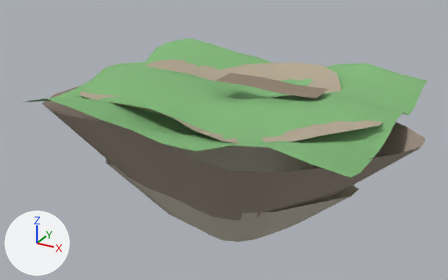
What one commit did to the glTF model assets/models/world/island_terrain.gltf.
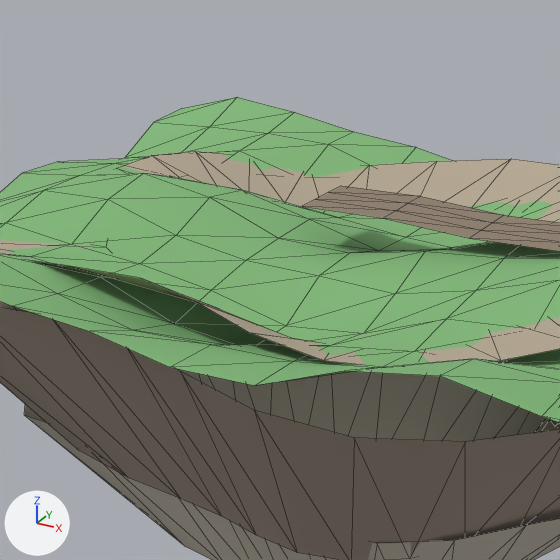
Each version appears first whole from a 50 mm lens placed at (4.57, -8.64, 3.5), pointed at (-0.23, 0.09, -0.87), and next in a close-up on the part from 21% to 71% of the width and 0% to 78% of the height. Arrows for +X, +Y and +Z are at lower left; the lights stay in place. The first two pictures are the older version. The close-ups show mesh edges as thin lines. Where no turn or scale is listed for an object, it has been applied to the vertices.

In view in the first close-up: 'cliff skirt', 'readable landing soil strip', 'terrace contour ledge', 'terrain relief surface', 'underside rock mass'.
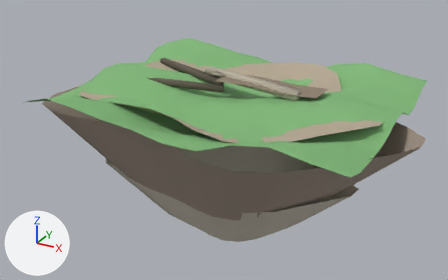
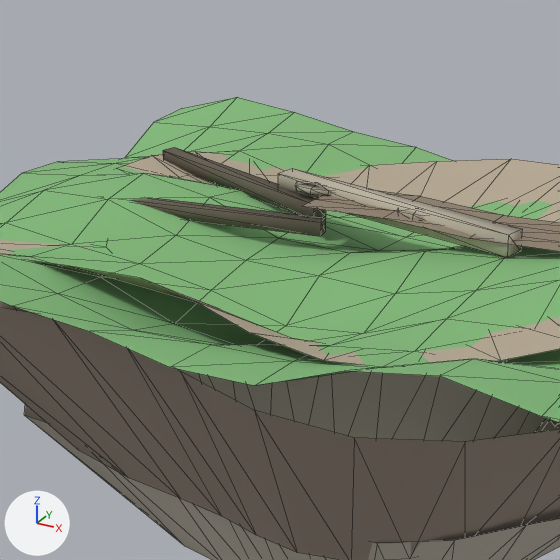
Changed parts and their boxes (x1, y1, x2, y2) in the close-ups (560 x 560 px):
'curved landing path stone spine', added: after (278, 168, 522, 258)
'forked erosion gully south', added: after (131, 198, 325, 236)
'forked erosion gully north', added: after (163, 147, 326, 217)
'embedded path stone cap a', added: after (295, 182, 331, 196)
'embedded path stone cap b', added: after (397, 209, 424, 219)

What changed in the scene script:
```text
Add mat_embedded_path_stone_caps:
    mat_embedded_path_stone_caps = principled_material('embedded path stone caps')
    mat_embedded_path_stone_caps.base_color = (0.52, 0.47, 0.37)  # light grey #bfb6a4
    mat_embedded_path_stone_caps.roughness = 0.84
Add mat_erosion_gully_shadow_soil:
    mat_erosion_gully_shadow_soil = principled_material('erosion gully shadow soil')
    mat_erosion_gully_shadow_soil.base_color = (0.13, 0.11, 0.08)  # brown #655d50
    mat_erosion_gully_shadow_soil.roughness = 0.96
Add me_embedded_path_stone_cap_b:
    me_embedded_path_stone_cap_b.from_pydata(...)  # 18 vertices, 32 faces; spans x 0.255..0.567, y 0.091..0.27, z 0.205..0.275
    me_embedded_path_stone_cap_b.materials.append(mat_embedded_path_stone_caps)  # light grey #bfb6a4
Add me_embedded_path_stone_cap_a:
    me_embedded_path_stone_cap_a.from_pydata(...)  # 18 vertices, 32 faces; spans x -0.582..-0.234, y 0.213..0.428, z 0.215..0.285
    me_embedded_path_stone_cap_a.materials.append(mat_embedded_path_stone_caps)  # light grey #bfb6a4
Add me_curved_landing_path_stone_spine:
    me_curved_landing_path_stone_spine.from_pydata([(-0.75, 0.36, 0.29), (-0.72, 0.5, 0.29), (-0.73, 0.5, 0.15), (-0.76, 0.36, 0.15), (1.11, -0.01, 0.27), (1.14, 0.13, 0.27), (1.13, 0.13, 0.13), (1.1, -0.01, 0.13)], [], [(0, 4, 1), (1, 4, 5), (1, 5, 2), (2, 5, 6), (2, 6, 3), (3, 6, 7), (3, 7, 0), (0, 7, 4), (0, 1, 2), (0, 2, 3), (4, 7, 6), (4, 6, 5)])
    me_curved_landing_path_stone_spine.materials.append(mat_embedded_path_stone_caps)  # light grey #bfb6a4
Add me_forked_erosion_gully_south:
    me_forked_erosion_gully_south.from_pydata([(-1.73, -0.39, 0.19), (-1.75, -0.29, 0.19), (-1.75, -0.29, 0.09), (-1.73, -0.39, 0.09), (-0.17, -0.09, 0.17), (-0.19, 0.01, 0.17), (-0.19, 0.01, 0.07), (-0.17, -0.09, 0.07)], [], [(0, 4, 1), (1, 4, 5), (1, 5, 2), (2, 5, 6), (2, 6, 3), (3, 6, 7), (3, 7, 0), (0, 7, 4), (0, 1, 2), (0, 2, 3), (4, 7, 6), (4, 6, 5)])
    me_forked_erosion_gully_south.materials.append(mat_erosion_gully_shadow_soil)  # brown #655d50
Add me_forked_erosion_gully_north:
    me_forked_erosion_gully_north.from_pydata([(-1.92, 0.67, 0.21), (-1.88, 0.77, 0.21), (-1.88, 0.77, 0.11), (-1.92, 0.67, 0.11), (-0.37, 0.17, 0.18), (-0.33, 0.27, 0.18), (-0.33, 0.27, 0.08), (-0.37, 0.17, 0.08)], [], [(0, 4, 1), (1, 4, 5), (1, 5, 2), (2, 5, 6), (2, 6, 3), (3, 6, 7), (3, 7, 0), (0, 7, 4), (0, 1, 2), (0, 2, 3), (4, 7, 6), (4, 6, 5)])
    me_forked_erosion_gully_north.materials.append(mat_erosion_gully_shadow_soil)  # brown #655d50
Add ob_embedded_path_stone_cap_b:
    ob_embedded_path_stone_cap_b = bpy.data.objects.new('embedded path stone cap b', me_embedded_path_stone_cap_b)
    ob_embedded_path_stone_cap_b.location = (0.0, 0.0, 0.0)
Add ob_embedded_path_stone_cap_a:
    ob_embedded_path_stone_cap_a = bpy.data.objects.new('embedded path stone cap a', me_embedded_path_stone_cap_a)
    ob_embedded_path_stone_cap_a.location = (0.0, 0.0, 0.0)
Add ob_curved_landing_path_stone_spine:
    ob_curved_landing_path_stone_spine = bpy.data.objects.new('curved landing path stone spine', me_curved_landing_path_stone_spine)
    ob_curved_landing_path_stone_spine.location = (0.0, 0.0, 0.0)
Add ob_forked_erosion_gully_south:
    ob_forked_erosion_gully_south = bpy.data.objects.new('forked erosion gully south', me_forked_erosion_gully_south)
    ob_forked_erosion_gully_south.location = (0.0, 0.0, 0.0)
Add ob_forked_erosion_gully_north:
    ob_forked_erosion_gully_north = bpy.data.objects.new('forked erosion gully north', me_forked_erosion_gully_north)
    ob_forked_erosion_gully_north.location = (0.0, 0.0, 0.0)
```
